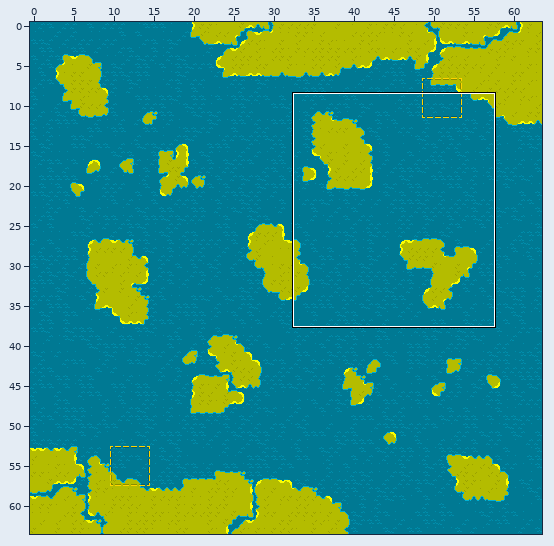
A Tiled map gets an edit: assets/maps/islands.tmx. Above: a wide view before the commit, with the close-up outlined.
Close-up. First the earlier version:
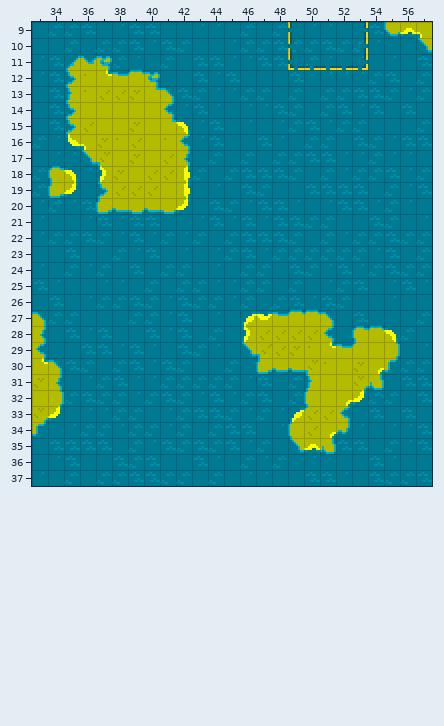
Cells are 8x8 px. Shown: x 33..57, y 9..37. The commit also changed other parts of the map, which this record leaves out. Tiles whose own drawing changed are shown in their newer look in all pictures.
The same view after the edit:
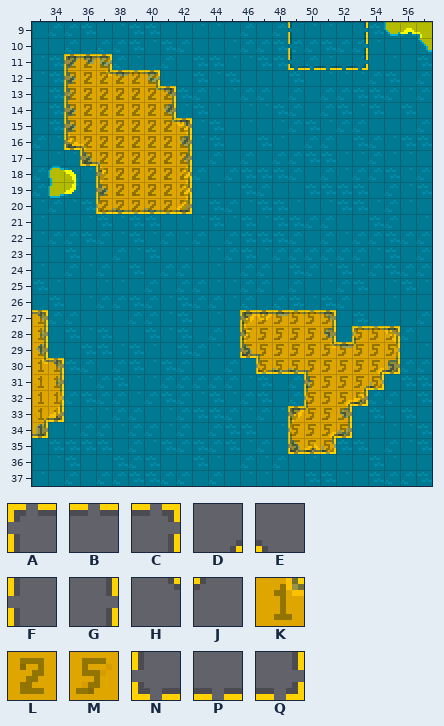
Key: from "tileset": A 58, B 59, C 60, D 61, E 62, F 74, G 76, H 77, J 78, K 81, L 82, M 85, N 90, P 91, Q 92.
_ is an empty cell.
Tiles of an added or newly shown layer are drawn over the layers below it.
See-through tiles are keyed as they look on the map.
What changed:
Changed rows in their new state; . is an unchanged cell.
Layer "Zones" (now shown):
first column x 35:
11 LLL.....
12 LLLLLL..
13 LLLLLLL.
14 LLLLLLL.
15 LLLLLLLL
16 LLLLLLLL
17 .LLLLLLL
18 ..LLLLLL
19 ..LLLLLL
20 ..LLLLLL
first column x 33:
27 K............MMMMMM....
28 K............MMMMMM.MMM
29 K............MMMMMMMMMM
30 KK............MMMMMMMMM
31 KK...............MMMMM.
32 KK...............MMMM..
33 KK..............MMMM...
34 K...............MMMM...
35 ................MMM....
Layer "ZonesOverlay" (added):
first column x 35:
11 ABC.....
12 F.HBBC..
13 F....HC.
14 F.....G.
15 F.....HC
16 NE.....G
17 .NE....G
18 ..F....G
19 ..F....G
20 ..NPPPPQ
first column x 33:
27 C............ABBBBC....
28 G............F....G.ABC
29 G............NE...HBJ.G
30 HC............NPPE...DQ
31 .G...............F..DQ.
32 .G...............F.DQ..
33 DQ..............AJ.G...
34 Q...............F.DQ...
35 ................NPQ....
Boxes around the changes in both close-ups, in picture pixels (x1, y1, x2, y2):
added: (64, 54, 192, 214)
added: (32, 310, 64, 438)
added: (240, 310, 400, 454)
